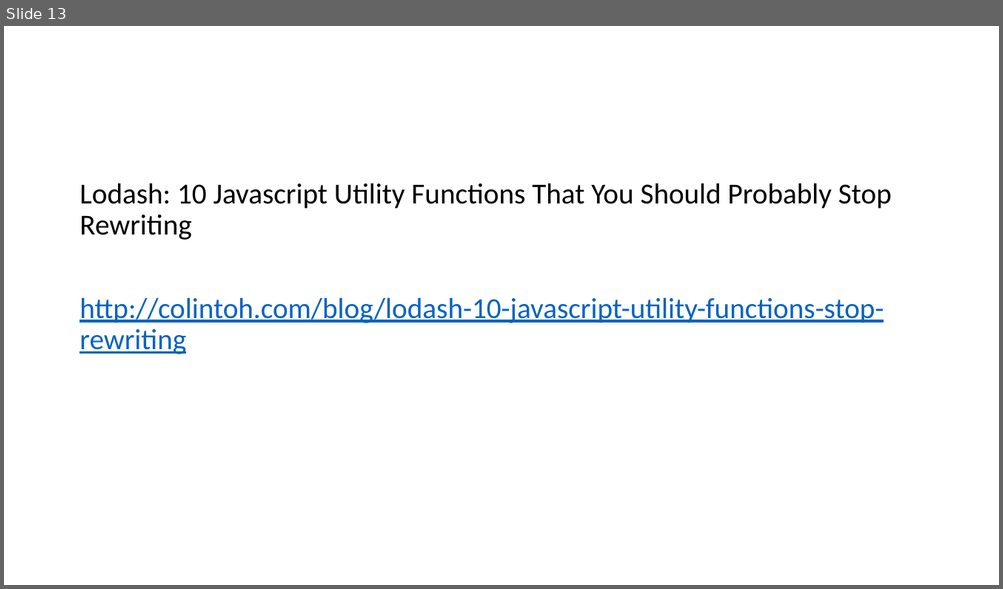
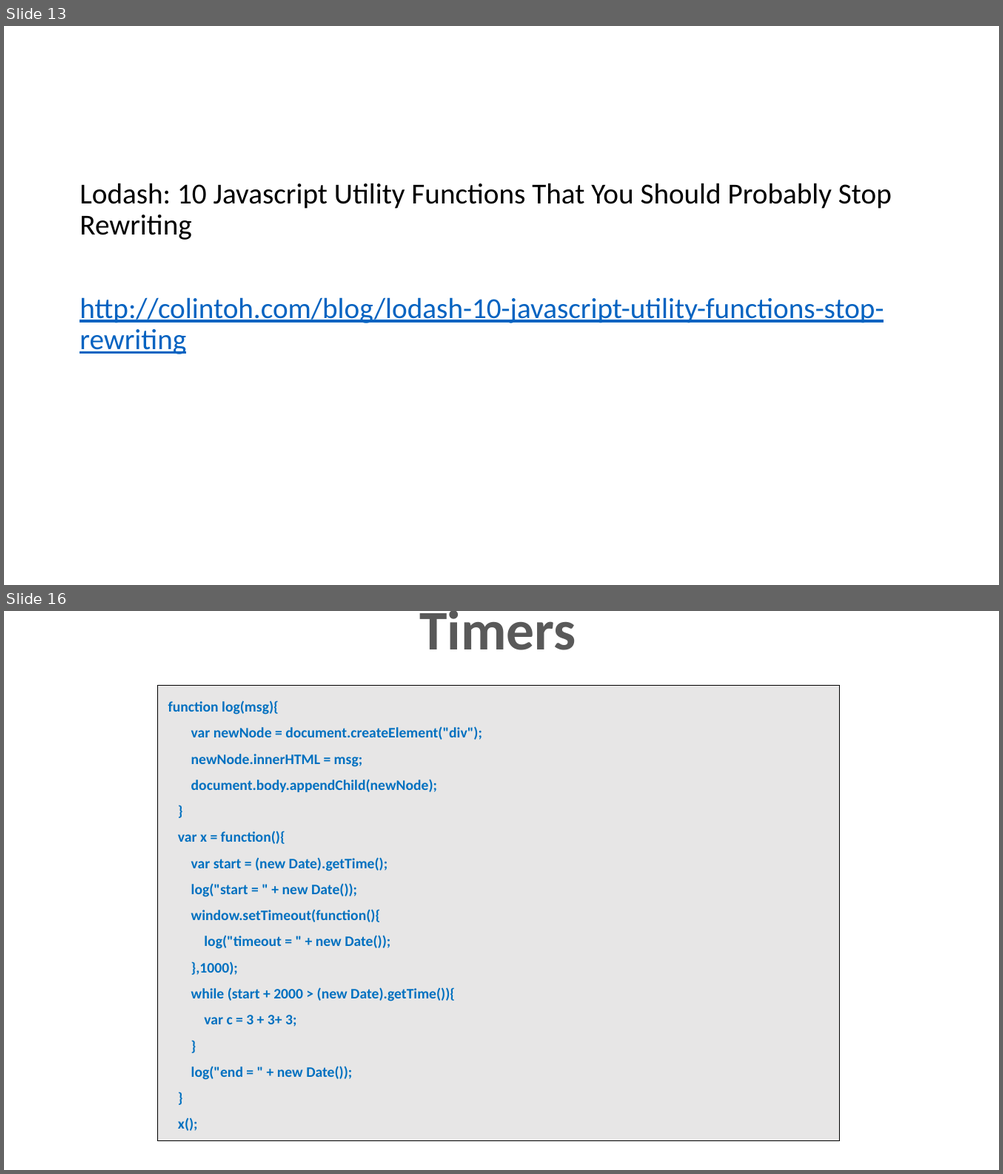
Before and after one commit to dzmitry-varabei/front-end-course, a slide deck: es6/Presentation1.pptx. Shown one above the other, each under a label of ours: slide 13 before the commit, slides 13 and 16 after it; the slides between them are not shown. The pictures are 1003x589 and 1003x1174 pixels, drawn with LibreOffice and Linux fonts; fonts in the diff are those of the drawing. Boxes give left, top, right and bottom in pixels: in the first picture for what was removed or moved away, otherwise in the second. Text is boxed around its words. In the diff, an @@ line names an element or a change of style, - is before the commit and + after.

```diff
--- a/es6/Presentation1.pptx
+++ b/es6/Presentation1.pptx
@@ slide 16 added at bbox=[4, 611, 999, 1170], background #FFFFFF @@
@@ title added at bbox=[419, 611, 575, 650], 54 pt, text #595959, bold @@
+Timers
@@ rectangle added at bbox=[158, 685, 839, 1141], fill #E7E6E6, outline #000000 0.5 pt, 14 pt, text #0070C0, bold @@
+function log(msg){
+var newNode = document.createElement("div");
+newNode.innerHTML = msg;
+document.body.appendChild(newNode);
+}
+var x = function(){
+var start = (new Date).getTime();
+log("start = " + new Date());
+window.setTimeout(function(){
+log("timeout = " + new Date());
+},1000);
+while (start + 2000 > (new Date).getTime()){
+var c = 3 + 3+ 3;
+}
+log("end = " + new Date());
+}
+x();
```
Also in this commit, not shown: 3 other slides added, 2 other files.
